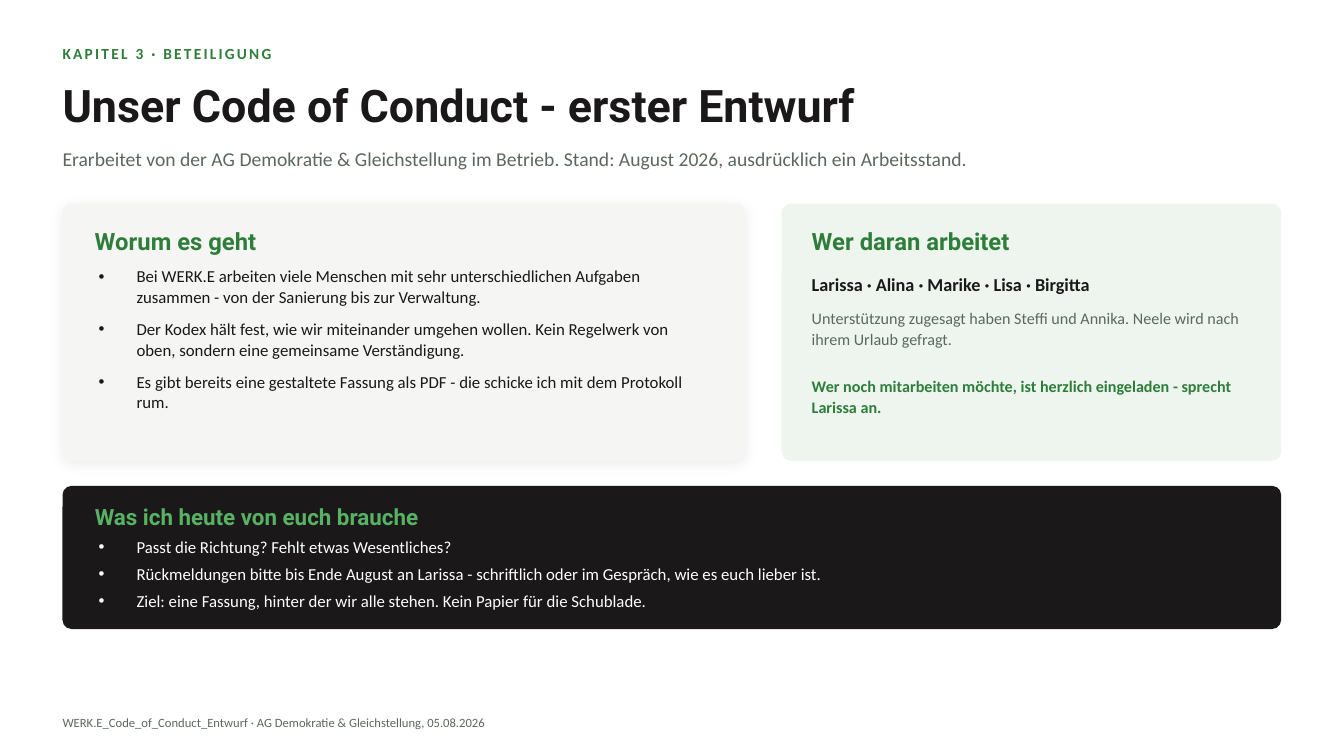
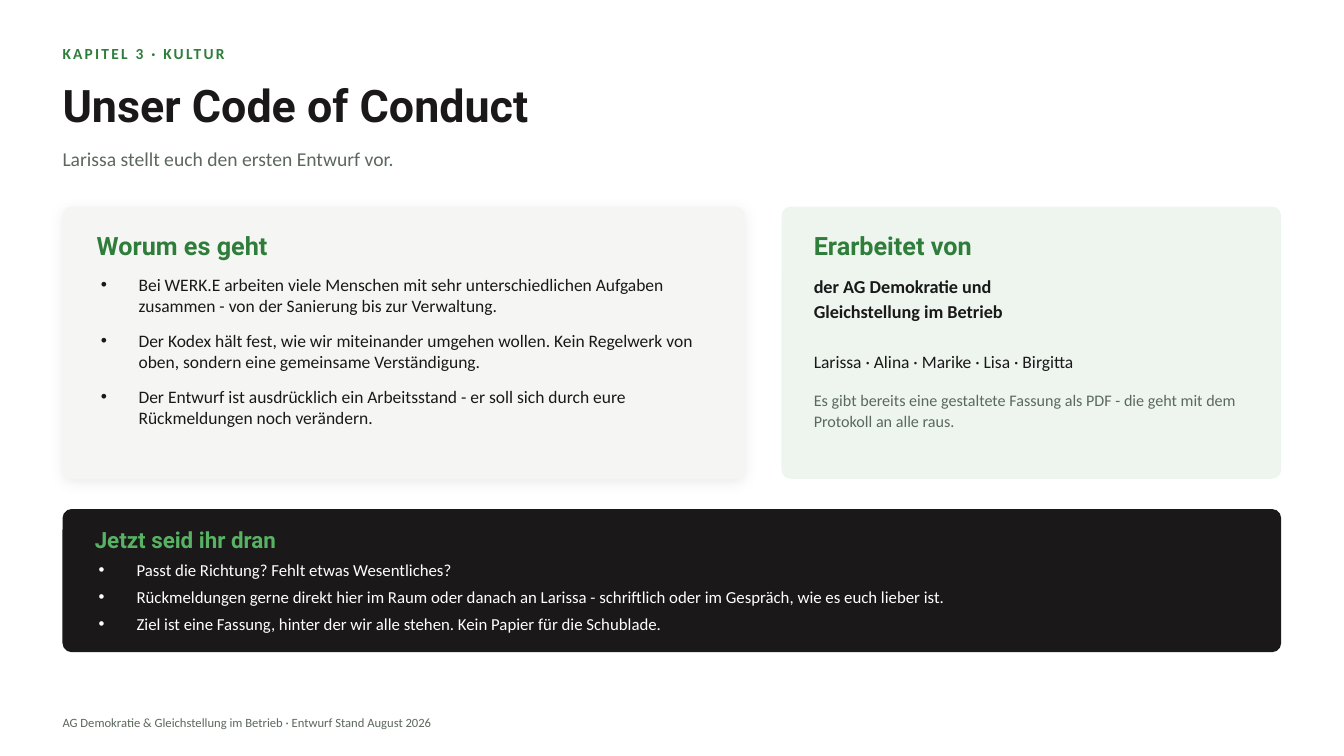
Before and after one commit to p4prg96r2f-prog/Alles, a slide deck: slide 17 of WERKE_Teammeeting_2026-08-07.pptx (slide 27 before the commit). Drawn at 1344x756 pixels with LibreOffice and Linux fonts; fonts in the diff are those of the drawing. Boxes give left, top, right and bottom in pixels: in the first picture for what was removed or moved away, otherwise in the second. Text is boxed around its words. In the diff, an @@ line names an element or a change of style, - is before the commit and + after.

```diff
--- a/WERKE_Teammeeting_2026-08-07.pptx
+++ b/WERKE_Teammeeting_2026-08-07.pptx
@@ text at box(136, 49, 144, 59): text changed @@
-KAPITEL 3 · BETEILIGUNG
+KAPITEL 3 · KULTUR
@@ text at box(63, 88, 529, 123): text changed @@
-Unser Code of Conduct - erster Entwurf
+Unser Code of Conduct
@@ text at box(63, 152, 394, 166): text changed @@
-Erarbeitet von der AG Demokratie & Gleichstellung im Betrieb. Stand: August 2026, ausdrücklich ein Arbeitsstand.
+Larissa stellt euch den ersten Entwurf vor.
@@ rounded rectangle: place and size @@
-rounded rectangle at box(63, 204, 745, 461)
+rounded rectangle at box(63, 207, 745, 479)
@@ rounded rectangle at box(63, 207, 745, 479): proportions changed @@
@@ rounded rectangle at box(781, 207, 1281, 479): proportions changed @@
@@ rounded rectangle: place and size @@
-rounded rectangle at box(781, 204, 1281, 461)
+rounded rectangle at box(781, 207, 1281, 479)
@@ text "Worum es geht" at box(97, 236, 268, 261): size 17 to 18 pt @@
@@ text removed at box(812, 232, 1009, 251) @@
-Wer daran arbeitet
@@ text added at box(814, 236, 972, 256), 18 pt, text #2E7D3A, bold @@
+Erarbeitet von
@@ text "Bei WERK.E arbeiten viele Menschen ...": place and size @@
-text "Bei WERK.E arbeiten viele Menschen ..." at box(137, 270, 682, 408)
+text "Bei WERK.E arbeiten viele Menschen ..." at box(139, 279, 692, 427)
@@ text at box(139, 279, 692, 371): size 12 to 12.5 pt in "Bei WERK.E arbeiten viele Menschen mit sehr ...", "Der Kodex hält fest, wie wir miteinander ..."; more space between paragraphs @@
@@ text added at box(814, 280, 1002, 321), 13 pt, text #1A1819, bold @@
+der AG Demokratie und
+Gleichstellung im Betrieb
@@ text removed at box(812, 313, 1238, 348) @@
-Unterstützung zugesagt haben Steffi und Annika. Neele wird nach ihrem Urlaub gefragt.
@@ text "Larissa · Alina · Marike ...": place and size @@
-text "Larissa · Alina · Marike ..." at box(812, 278, 1090, 294)
+text "Larissa · Alina · Marike ..." at box(814, 356, 1073, 371)
@@ text "Larissa · Alina · Marike ..." at box(814, 356, 1073, 371): size 13 to 12.5 pt, bold off @@
@@ text removed at box(812, 380, 1232, 413) @@
-Wer noch mitarbeiten möchte, ist herzlich eingeladen - sprecht Larissa an.
@@ text at box(139, 391, 625, 427): text changed; size 12 to 12.5 pt @@
-• Es gibt bereits eine gestaltete Fassung als PDF - die schicke ich mit dem Protokoll rum.
+• Der Entwurf ist ausdrücklich ein Arbeitsstand - er soll sich durch eure Rückmeldungen noch verändern.
@@ text added at box(814, 395, 1235, 427), 11.5 pt, text #5B685D @@
+Es gibt bereits eine gestaltete Fassung als PDF - die geht mit dem Protokoll an alle raus.
@@ rounded rectangle: place and size @@
-rounded rectangle at box(63, 486, 1281, 629)
+rounded rectangle at box(63, 509, 1281, 652)
@@ text removed at box(95, 508, 418, 525) @@
-Was ich heute von euch brauche
@@ text added at box(95, 531, 276, 548), 16 pt, text #58B264, bold @@
+Jetzt seid ihr dran
@@ text "Passt die Richtung? Fehlt etwas ...": place and size @@
-text "Passt die Richtung? Fehlt etwas ..." at box(137, 541, 821, 610)
+text "Passt die Richtung? Fehlt etwas ..." at box(137, 564, 944, 633)
@@ text at box(137, 591, 944, 633): text changed @@
-• Rückmeldungen bitte bis Ende August an Larissa - schriftlich oder im Gespräch, wie es euch lieber ist.
-• Ziel: eine Fassung, hinter der wir alle stehen. Kein Papier für die Schublade.
+• Rückmeldungen gerne direkt hier im Raum oder danach an Larissa - schriftlich oder im Gespräch, wie es euch lieber ist.
+• Ziel ist eine Fassung, hinter der wir alle stehen. Kein Papier für die Schublade.
@@ text at box(63, 718, 432, 729): text changed @@
-WERK.E_Code_of_Conduct_Entwurf · AG Demokratie & Gleichstellung, 05.08.2026
+AG Demokratie & Gleichstellung im Betrieb · Entwurf Stand August 2026
```
Also in this commit, not shown: 10 other slides changed, 9 slides added, 19 slides removed, 1 other file.
